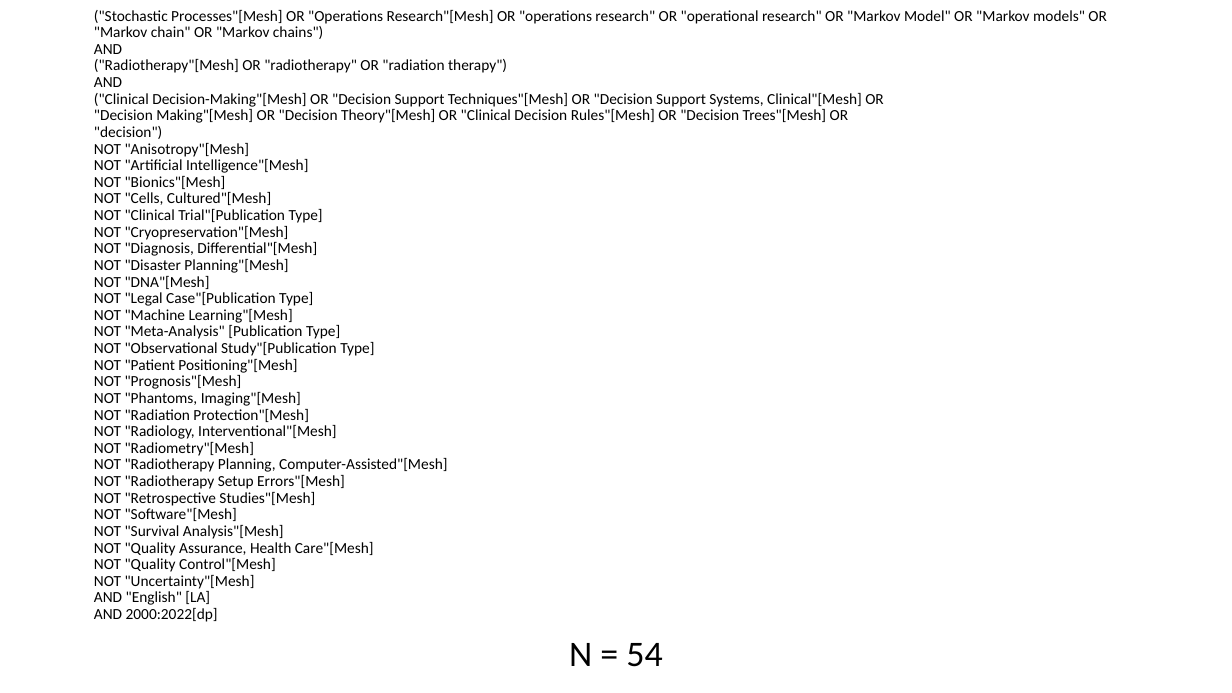
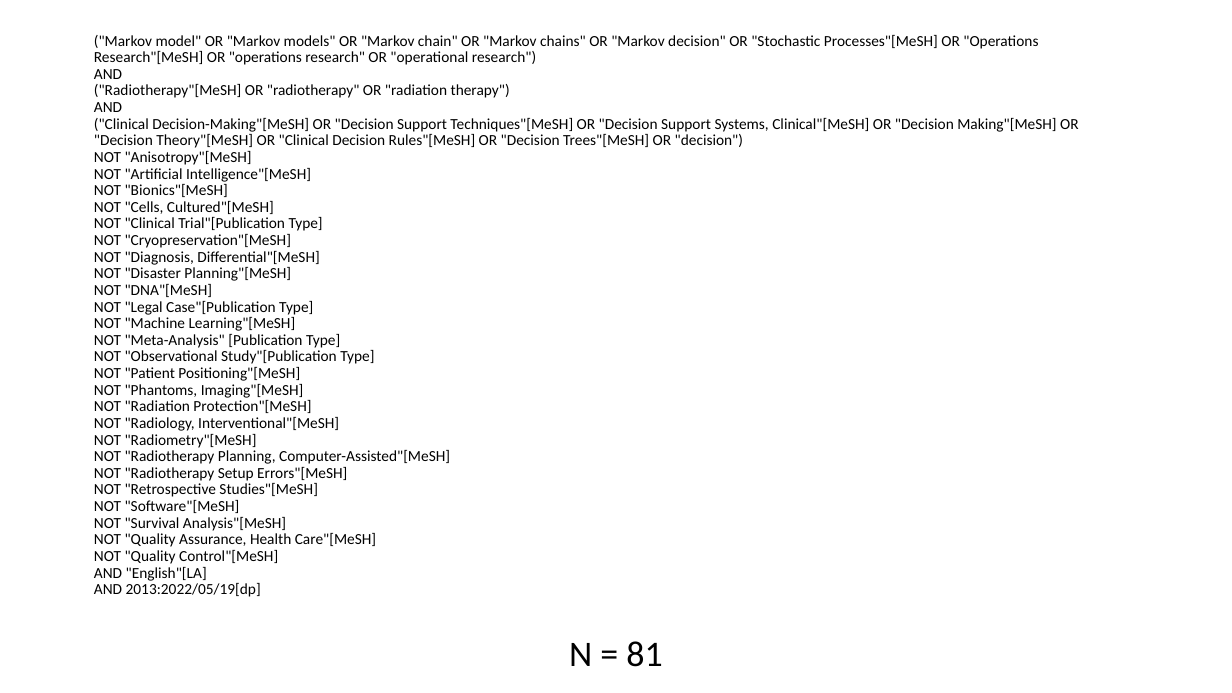
Before and after one commit to Lucas-Mc/citation-tracker, a slide deck: slide 5 of Figures.pptx (slide 10 before the commit). Drawn at 1232x693 pixels with LibreOffice and Linux fonts; fonts in the diff are those of the drawing. Boxes give left, top, right and bottom in pixels: in the first picture for what was removed or moved away, otherwise in the second. Text is boxed around its words. In the diff, an @@ line names an element or a change of style, - is before the commit and + after.

```diff
--- a/Figures.pptx
+++ b/Figures.pptx
@@ title at box(94, 35, 1079, 597): text changed @@
-("Stochastic Processes"[Mesh] OR "Operations Research"[Mesh] OR "operations research" OR "operational research" OR "Markov Model" OR "Markov models" OR "Markov chain" OR "Markov chains")
-AND
-("Radiotherapy"[Mesh] OR "radiotherapy" OR "radiation therapy")
-AND
-("Clinical Decision-Making"[Mesh] OR "Decision Support Techniques"[Mesh] OR "Decision Support Systems, Clinical"[Mesh] OR
-"Decision Making"[Mesh] OR "Decision Theory"[Mesh] OR "Clinical Decision Rules"[Mesh] OR "Decision Trees"[Mesh] OR
-"decision")
-NOT "Anisotropy"[Mesh]
-NOT "Artificial Intelligence"[Mesh]
-NOT "Bionics"[Mesh]
-NOT "Cells, Cultured"[Mesh]
-NOT "Clinical Trial"[Publication Type]
-NOT "Cryopreservation"[Mesh]
-NOT "Diagnosis, Differential"[Mesh]
-NOT "Disaster Planning"[Mesh]
-NOT "DNA"[Mesh]
-NOT "Legal Case"[Publication Type]
-NOT "Machine Learning"[Mesh]
-NOT "Meta-Analysis" [Publication Type]
-NOT "Observational Study"[Publication Type]
-NOT "Patient Positioning"[Mesh]
-NOT "Prognosis"[Mesh]
-NOT "Phantoms, Imaging"[Mesh]
-NOT "Radiation Protection"[Mesh]
-NOT "Radiology, Interventional"[Mesh]
-NOT "Radiometry"[Mesh]
-NOT "Radiotherapy Planning, Computer-Assisted"[Mesh]
-NOT "Radiotherapy Setup Errors"[Mesh]
-NOT "Retrospective Studies"[Mesh]
-NOT "Software"[Mesh]
-NOT "Survival Analysis"[Mesh]
-NOT "Quality Assurance, Health Care"[Mesh]
-NOT "Quality Control"[Mesh]
-NOT "Uncertainty"[Mesh]
-AND "English" [LA]
-AND 2000:2022[dp]
+("Markov model" OR "Markov models" OR "Markov chain" OR "Markov chains" OR "Markov decision" OR "Stochastic Processes"[MeSH] OR "Operations Research"[MeSH] OR "operations research" OR "operational research")
+AND
+("Radiotherapy"[MeSH] OR "radiotherapy" OR "radiation therapy")
+AND
+("Clinical Decision-Making"[MeSH] OR "Decision Support Techniques"[MeSH] OR "Decision Support Systems, Clinical"[MeSH] OR "Decision Making"[MeSH] OR "Decision Theory"[MeSH] OR "Clinical Decision Rules"[MeSH] OR "Decision Trees"[MeSH] OR "decision")
+NOT "Anisotropy"[MeSH]
+NOT "Artificial Intelligence"[MeSH]
+NOT "Bionics"[MeSH]
+NOT "Cells, Cultured"[MeSH]
+NOT "Clinical Trial"[Publication Type]
+NOT "Cryopreservation"[MeSH]
+NOT "Diagnosis, Differential"[MeSH]
+NOT "Disaster Planning"[MeSH]
+NOT "DNA"[MeSH]
+NOT "Legal Case"[Publication Type]
+NOT "Machine Learning"[MeSH]
+NOT "Meta-Analysis" [Publication Type]
+NOT "Observational Study"[Publication Type]
+NOT "Patient Positioning"[MeSH]
+NOT "Phantoms, Imaging"[MeSH]
+NOT "Radiation Protection"[MeSH]
+NOT "Radiology, Interventional"[MeSH]
+NOT "Radiometry"[MeSH]
+NOT "Radiotherapy Planning, Computer-Assisted"[MeSH]
+NOT "Radiotherapy Setup Errors"[MeSH]
+NOT "Retrospective Studies"[MeSH]
+NOT "Software"[MeSH]
+NOT "Survival Analysis"[MeSH]
+NOT "Quality Assurance, Health Care"[MeSH]
+NOT "Quality Control"[MeSH]
+AND "English"[LA]
+AND 2013:2022/05/19[dp]
@@ text at box(569, 641, 662, 667): text changed @@
-N = 54
+N = 81
```
Also in this commit, not shown: 4 other slides changed, 10 slides removed, 2 other files.
